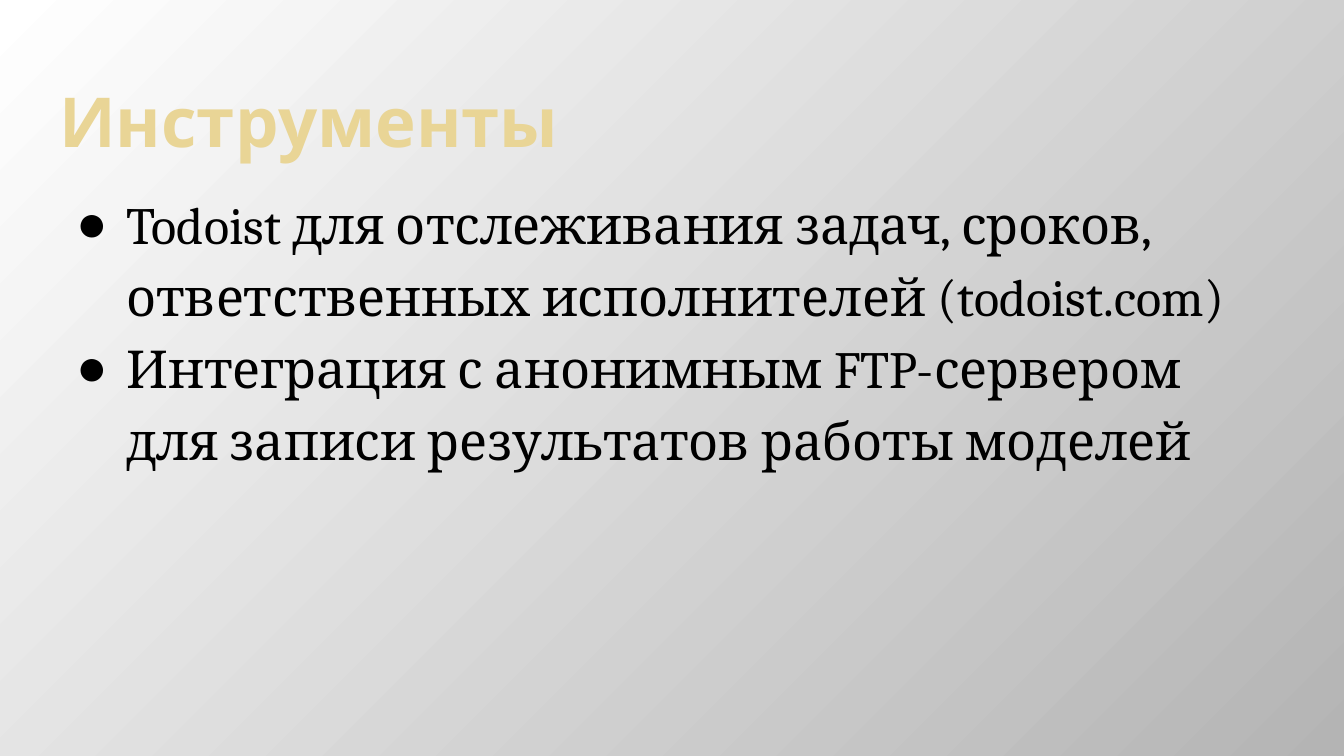
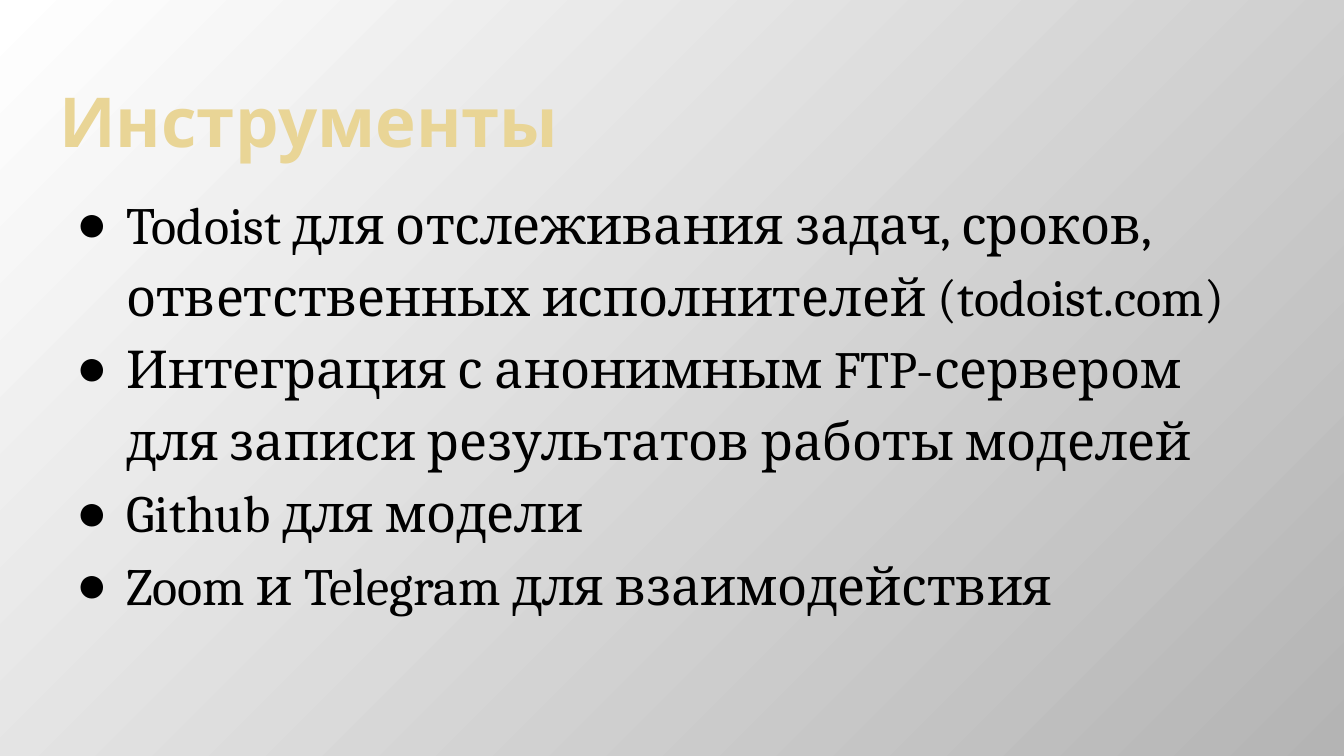
Before and after one commit to Dimildizio/DS_course, a slide deck: slide 3 of gradient-boosting/reports/House prices.pptx (slide 12 before the commit). Drawn at 1344x756 pixels with LibreOffice and Linux fonts; fonts in the diff are those of the drawing. Boxes give left, top, right and bottom in pixels: in the first picture for what was removed or moved away, otherwise in the second. Text is boxed around its words. In the diff, an @@ line names an element or a change of style, - is before the commit and + after.

```diff
--- a/gradient-boosting/reports/House prices.pptx
+++ b/gradient-boosting/reports/House prices.pptx
@@ text at box(126, 495, 1052, 616): paragraphs added @@
+● Github для модели
+● Zoom и Telegram для взаимодействия
```
Also in this commit, not shown: 9 other slides changed, 3 slides added, 1 slide removed.
